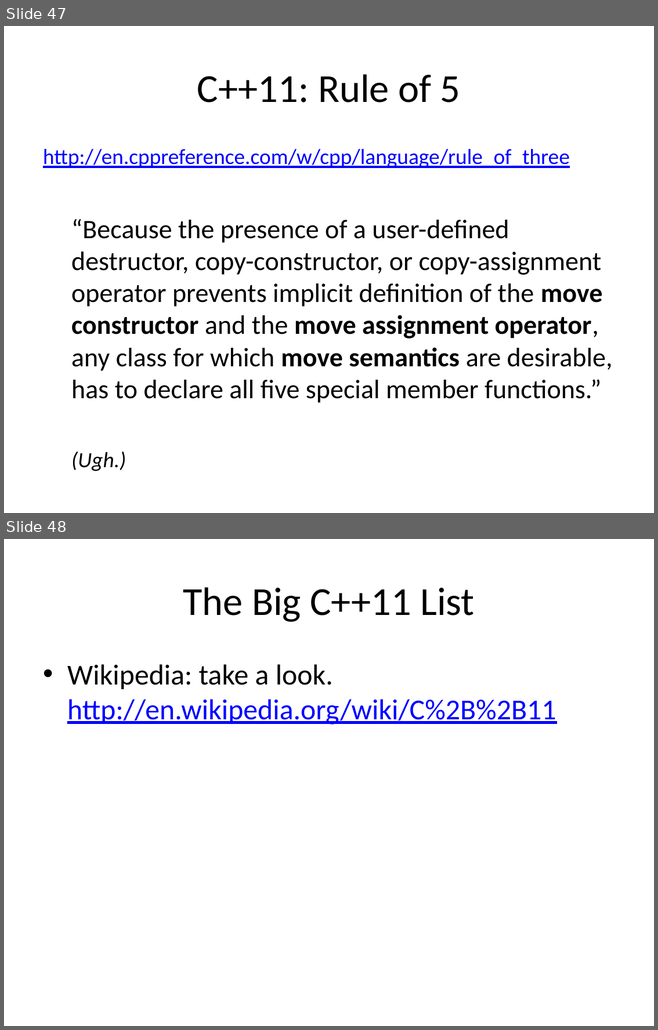
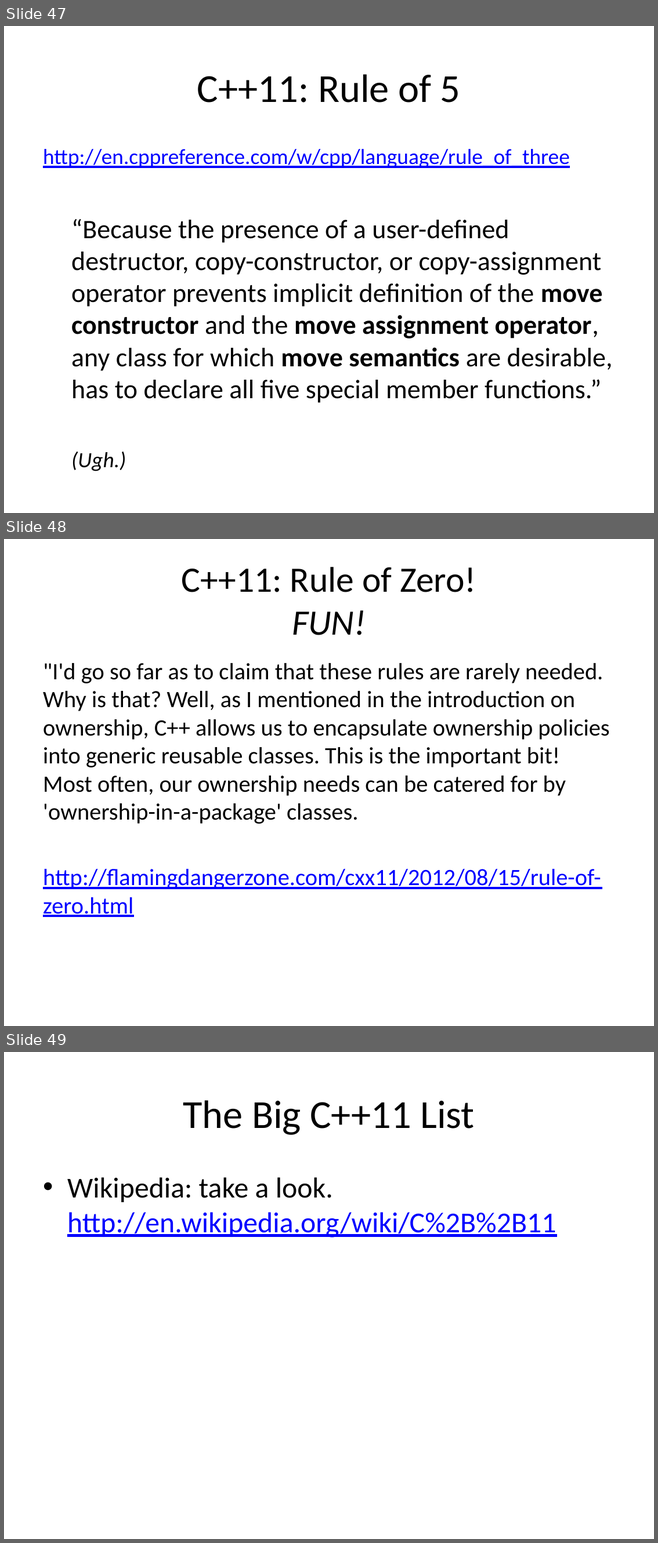
Before and after one commit to fellmad/FunWithCpp11, a slide deck: doc/Fun_with_C++11.pptx. Shown one above the other, each under a label of ours: slides 47 and 48 before the commit, slides 47, 48 and 49 after it. The pictures are 658x1030 and 658x1543 pixels, drawn with LibreOffice and Linux fonts; fonts in the diff are those of the drawing. Boxes give left, top, right and bottom in pixels: in the first picture for what was removed or moved away, otherwise in the second. Text is boxed around its words. In the diff, an @@ line names an element or a change of style, - is before the commit and + after.

```diff
--- a/doc/Fun_with_C++11.pptx
+++ b/doc/Fun_with_C++11.pptx
@@ slide 48 added at [4,539,654,1026], background #FFFFFF @@
@@ title added at [181,567,476,635], 39.6 pt, text #000000 @@
+C++11: Rule of Zero!
+FUN!
@@ text added at [43,663,609,917], 26 pt, text #000000 @@
+"I'd go so far as to claim that these rules are rarely needed. Why is that? Well, as I mentioned in the introduction on ownership, C++ allows us to encapsulate ownership policies into generic reusable classes. This is the important bit! Most often, our ownership needs can be catered for by 'ownership-in-a-package' classes.
+http://flamingdangerzone.com/cxx11/2012/08/15/rule-of-zero.html
@@ what was slide 48 is now slide 49 @@
```
Also in this commit, not shown: 5 slides changed, 1 other file.
